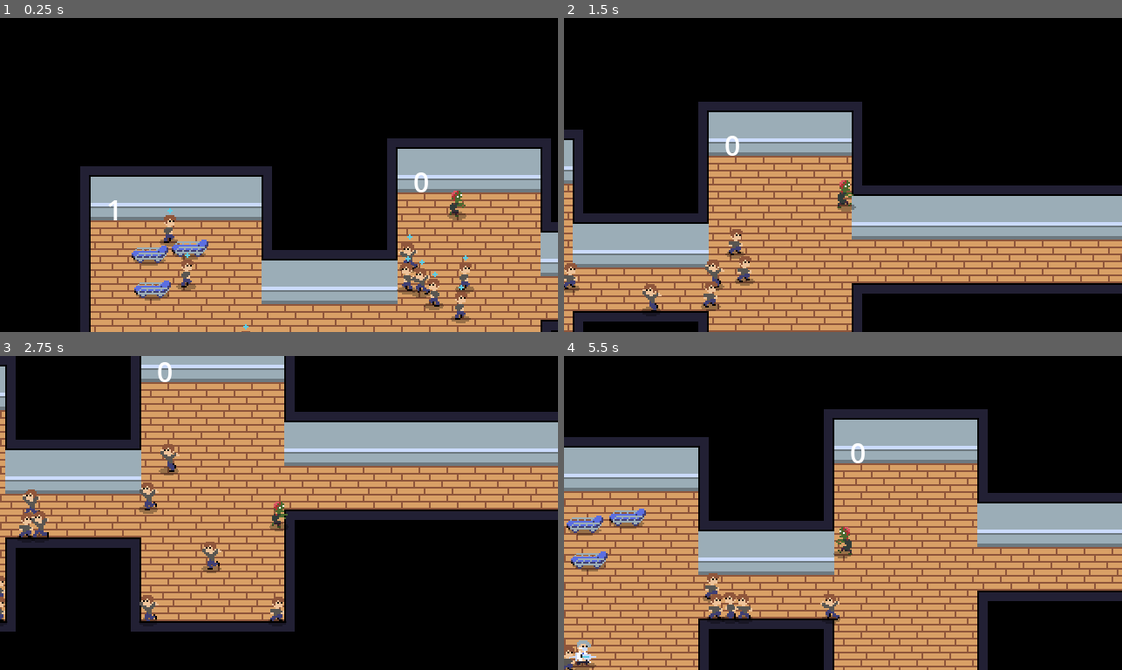
Above: before the commit, frames 1-4 (two rows, left to right).
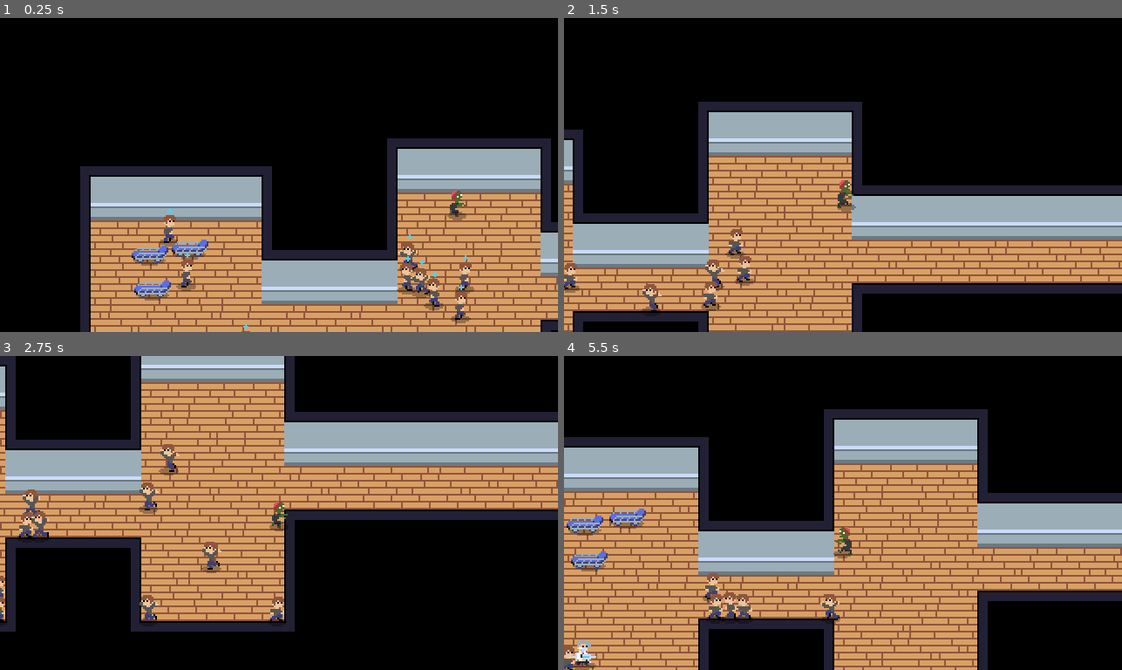
Above: after the commit, the same moments.

Repository: lucasericsson222/gmtk2024
Game: Godot game, scene res://scenes/procedural.tscn
The game is run twice, just before and just after one commit, with the same random seed, the same clock (stepped at 60 frames per second) and the same inputs. This scene is started directly instead of the project's main scene.
Inputs (mouse positions are in pixels of both pictures, inside the frame that each line leads up to):
- Up to frame 1 (0.25 s): no input
- Up to frame 2 (1.5 s): tap Enter at 0.5 s; move the mouse to (965, 159) at 0.52 s; hold D (right) 0.53-1.28 s; hold F (throw) 0.53-1.28 s; move the mouse to (731, 190) at 1.27 s; hold S (down) from 1.28 s (still down); tap Shift (clump) at 1.35 s
- Up to frame 3 (2.75 s): tap F (throw) at 1.55, 2.3 s; move the mouse to (334, 443) at 2.02 s; release S (down) at 2.03 s; hold D (right) from 2.03 s (still down); hold Space (spread) from 2.03 s (still down)
- Up to frame 4 (5.5 s): move the mouse to (815, 575) at 2.77 s; release D (right) at 2.78 s; release Space (spread) at 2.78 s; hold W (up) 2.78-3.53 s; tap F (throw) at 2.85, 4.55, 5.3 s; move the mouse to (1010, 560) at 3.52 s; hold F (throw) 3.53-4.28 s; hold A (left) 3.53-5.03 s; move the mouse to (675, 465) at 4.27 s; tap Shift (clump) at 4.35 s; move the mouse to (870, 513) at 5.02 s; hold S (down) from 5.03 s (still down); hold Space (spread) from 5.03 s (still down)

The runs differ from the first frame. In frame 1, 1.6% of the frame differs, in the area x 19-100%, y 49-100%; in frame 2, 1.4%; in frame 3, 1.6%; in frame 4, 2.3%, in the area x 0-100%, y 27-100%.

Commit message:
added table, working on window, added tile variation and fix corner tile bug

Diff:
--- a/procedural.gd
+++ b/procedural.gd
@@ -18,6 +18,7 @@
 var doctor_scene = preload("res://scenes/doctor.tscn")
 var human_scene = preload("res://scenes/human.tscn")
 var bed_scene = preload("res://scenes/bed.tscn")
+var table_scene = preload("res://scenes/table.tscn")
 
 
 var rooms: Array[Room] = []
@@ -42,7 +43,11 @@
 
 	populate_rooms(rooms)
 
+	randomize_floor_tiles()
+
 func _draw() -> void:
+	return
+	# below are options for drawing debug info
 	for room in rooms:
 		draw_char(SystemFont.new(),room.position * 16, str(room.dist))
 
@@ -63,6 +68,11 @@
 		for j in range(1, 4):
 			var bed_instance = bed_scene.instantiate()
 			add_to_room_random_position(random_room, bed_instance)
+	for i in range(0, 2):
+		var random_room = rooms[randi_range(0, rooms.size()) - 1]
+		for j in range(1, 4):
+			var table_instance = table_scene.instantiate()
+			add_to_room_random_position(random_room, table_instance)
 
 
 func calc_distance_from_start(start: Room):
@@ -196,6 +206,26 @@
 	new_room.size.x = randi_range(5, max_room_size.x)
 	new_room.size.y = randi_range(5, max_room_size.y)
 	return new_room
+
+func randomize_floor_tiles():
+	for i in range(-1, max_room_position.x + max_room_size.x):
+		for j in range(-1, max_room_position.y + max_room_size.y):
+			if is_floor_tile(i,j):
+				var random_tile = randi_range(0, 7)
+				var tile_to_set = Vector2i(7, 4)
+				if random_tile == 1:
+					tile_to_set = Vector2i(8, 5)
+				if random_tile == 2:
+					tile_to_set = Vector2i(8, 3)
+				if random_tile == 3:
+					tile_to_set = Vector2i(9, 4)
+				if random_tile == 4:
+					tile_to_set = Vector2i(10, 3)
+				if random_tile == 5:
+					tile_to_set = Vector2i(10, 5)
+				if random_tile == 6:
+					tile_to_set = Vector2i(11, 4)
+				set_tile(i, j, tile_to_set, 0)
 
 func tile_edges():
 	for i in range(-1, max_room_position.x + max_room_size.x):
@@ -247,6 +277,10 @@
 				set_tile(i, j - 1, Vector2i(2, 6))
 			if get_tile(i, j) == Vector2i(4, 7):
 				set_tile(i, j - 1, Vector2i(4, 6))
+			if get_tile(i, j) == Vector2i(4, 7) and get_tile(i, j - 2) == Vector2i(4, 3):
+				set_tile(i, j - 1, Vector2i(6,7), 0)
+			if get_tile(i, j) == Vector2i(2, 7) and get_tile(i, j - 2) == Vector2i(2, 3):
+				set_tile(i, j - 1, Vector2i(2, 7), 0)
 
 func is_floor_tile(i, j) -> bool:
 	var tile = get_tile(i, j)
@@ -254,8 +288,8 @@
 		return false;
 	return tile == floor_tile
 
-func set_tile(i, j, tile: Vector2i):
-	$Tileset.set_cell(Vector2i(i, j), 1, tile)
+func set_tile(i, j, tile: Vector2i, layer = 1):
+	$Tileset.set_cell(Vector2i(i, j), layer, tile)
 
 func get_tile(i, j):
 	return tileset.get_cell_atlas_coords(Vector2i(i , j))
--- a/scenes/Tileset.tscn
+++ b/scenes/Tileset.tscn
@@ -1,6 +1,73 @@
-[gd_scene load_steps=4 format=3 uid="uid://ddeaamttq2dme"]
+[gd_scene load_steps=8 format=3 uid="uid://ddeaamttq2dme"]
 
+[ext_resource type="Texture2D" uid="uid://br2b55imjvsd" path="res://assets/hospital_tiles.png" id="1_fd58p"]
 [ext_resource type="Texture2D" uid="uid://ctqtmpsr4os8y" path="res://assets/basic_floor_and_wall_tiles.png" id="2_53sp5"]
+[ext_resource type="Texture2D" uid="uid://s64g3ujhspl2" path="res://assets/window_hospital_tile.png" id="3_tnhmn"]
+
+[sub_resource type="TileSetAtlasSource" id="TileSetAtlasSource_sbvl1"]
+texture = ExtResource("1_fd58p")
+3:3/0 = 0
+3:3/0/physics_layer_0/polygon_0/points = PackedVector2Array(-8, -8, 8, -8, 8, 8, -8, 8)
+4:3/0 = 0
+4:3/0/physics_layer_0/polygon_0/points = PackedVector2Array(-8, -8, 8, -8, 8, 8, -8, 8)
+5:3/0 = 0
+5:3/0/physics_layer_0/polygon_0/points = PackedVector2Array(-8, -8, 8, -8, 8, 8, -8, 8)
+8:3/0 = 0
+10:3/0 = 0
+3:4/0 = 0
+3:4/0/physics_layer_0/polygon_0/points = PackedVector2Array(-8, -8, 8, -8, 8, 8, -8, 8)
+4:4/0 = 0
+4:4/0/physics_layer_0/polygon_0/points = PackedVector2Array(-8, -8, 8, -8, 8, 8, -8, 8)
+5:4/0 = 0
+5:4/0/physics_layer_0/polygon_0/points = PackedVector2Array(-8, -8, 8, -8, 8, 8, -8, 8)
+7:4/0 = 0
+9:4/0 = 0
+11:4/0 = 0
+3:5/0 = 0
+4:5/0 = 0
+5:5/0 = 0
+8:5/0 = 0
+10:5/0 = 0
+2:6/0 = 0
+2:6/0/physics_layer_0/polygon_0/points = PackedVector2Array(-8, -8, 8, -8, 8, 8, -8, 8)
+3:6/0 = 0
+4:6/0 = 0
+5:6/0 = 0
+6:6/0 = 0
+6:6/0/physics_layer_0/polygon_0/points = PackedVector2Array(-8, -8, 8, -8, 8, 8, -8, 8)
+1:7/0 = 0
+1:7/0/physics_layer_0/polygon_0/points = PackedVector2Array(-8, -8, 8, -8, 8, 8, -8, 8)
+2:7/0 = 0
+2:7/0/physics_layer_0/polygon_0/points = PackedVector2Array(-8, -8, 8, -8, 8, 8, -8, 8)
+3:7/0 = 0
+4:7/0 = 0
+5:7/0 = 0
+6:7/0 = 0
+6:7/0/physics_layer_0/polygon_0/points = PackedVector2Array(-8, -8, 8, -8, 8, 8, -8, 8)
+7:7/0 = 0
+7:7/0/physics_layer_0/polygon_0/points = PackedVector2Array(-8, -8, 8, -8, 8, 8, -8, 8)
+1:8/0 = 0
+1:8/0/physics_layer_0/polygon_0/points = PackedVector2Array(-8, -8, 8, -8, 8, 8, -8, 8)
+2:8/0 = 0
+3:8/0 = 0
+4:8/0 = 0
+5:8/0 = 0
+6:8/0 = 0
+7:8/0 = 0
+7:8/0/physics_layer_0/polygon_0/points = PackedVector2Array(-8, -8, 8, -8, 8, 8, -8, 8)
+1:9/0 = 0
+2:9/0 = 0
+3:9/0 = 0
+4:9/0 = 0
+5:9/0 = 0
+6:9/0 = 0
+7:9/0 = 0
+3:10/0 = 0
+4:10/0 = 0
+5:10/0 = 0
+3:11/0 = 0
+4:11/0 = 0
+5:11/0 = 0
 
 [sub_resource type="TileSetAtlasSource" id="TileSetAtlasSource_w4hnm"]
 texture = ExtResource("2_53sp5")
@@ -74,6 +141,29 @@
 6:1/0 = 0
 6:2/0 = 0
 
+[sub_resource type="TileSetAtlasSource" id="TileSetAtlasSource_u5whr"]
+texture = ExtResource("3_tnhmn")
+0:0/0 = 0
+0:0/0/physics_layer_0/polygon_0/points = PackedVector2Array(-8, -8, 8, -8, 8, 8, -8, 8)
+1:0/0 = 0
+1:0/0/physics_layer_0/polygon_0/points = PackedVector2Array(-8, -8, 8, -8, 8, 8, -8, 8)
+2:0/0 = 0
+2:0/0/physics_layer_0/polygon_0/points = PackedVector2Array(-8, -8, 8, -8, 8, 8, -8, 8)
+3:0/0 = 0
+3:0/0/physics_layer_0/polygon_0/points = PackedVector2Array(-8, -8, 8, -8, 8, 8, -8, 8)
+0:1/0 = 0
+0:1/0/physics_layer_0/polygon_0/points = PackedVector2Array(-8, -8, 8, -8, 8, 8, -8, 8)
+1:1/0 = 0
+1:1/0/physics_layer_0/polygon_0/points = PackedVector2Array(-8, -8, 8, -8, 8, 8, -8, 8)
+2:1/0 = 0
+2:1/0/physics_layer_0/polygon_0/points = PackedVector2Array(-8, -8, 8, -8, 8, 8, -8, 8)
+3:1/0 = 0
+3:1/0/physics_layer_0/polygon_0/points = PackedVector2Array(-8, -8, 8, -8, 8, 8, -8, 8)
+0:2/0 = 0
+1:2/0 = 0
+2:2/0 = 0
+3:2/0 = 0
+
 [sub_resource type="TileSet" id="TileSet_jr4sw"]
 physics_layer_0/collision_layer = 8
 physics_layer_0/collision_mask = 8
@@ -81,6 +171,8 @@
 terrain_set_0/terrain_0/name = "Terrain 0"
 terrain_set_0/terrain_0/color = Color(0.5, 0.34375, 0.25, 1)
 sources/1 = SubResource("TileSetAtlasSource_w4hnm")
+sources/0 = SubResource("TileSetAtlasSource_sbvl1")
+sources/2 = SubResource("TileSetAtlasSource_u5whr")
 
 [node name="Tileset" type="TileMapLayer"]
 z_index = -5
--- /dev/null
+++ b/scenes/table.tscn
@@ -0,0 +1,51 @@
+[gd_scene load_steps=7 format=3 uid="uid://dixtdrhrlln7f"]
+
+[ext_resource type="Texture2D" uid="uid://428n7kwi31cy" path="res://assets/table.png" id="1_p6f12"]
+[ext_resource type="Texture2D" uid="uid://tbc4o277asff" path="res://assets/broken_table.png" id="1_wdjfn"]
+[ext_resource type="Script" path="res://scripts/table.gd" id="3_begbd"]
+
+[sub_resource type="SpriteFrames" id="SpriteFrames_71nk7"]
+animations = [{
+"frames": [{
+"duration": 1.0,
+"texture": ExtResource("1_wdjfn")
+}],
+"loop": true,
+"name": &"broken",
+"speed": 5.0
+}, {
+"frames": [{
+"duration": 1.0,
+"texture": ExtResource("1_p6f12")
+}],
+"loop": true,
+"name": &"default",
+"speed": 5.0
+}]
+
+[sub_resource type="RectangleShape2D" id="RectangleShape2D_xm2c2"]
+size = Vector2(33, 6)
+
+[sub_resource type="RectangleShape2D" id="RectangleShape2D_acct8"]
+size = Vector2(38, 11)
+
+[node name="Table" type="AnimatedSprite2D"]
+sprite_frames = SubResource("SpriteFrames_71nk7")
+script = ExtResource("3_begbd")
+
+[node name="StaticBody2D" type="StaticBody2D" parent="."]
+collision_layer = 8
+collision_mask = 8
+
+[node name="CollisionShape2D" type="CollisionShape2D" parent="StaticBody2D"]
+position = Vector2(0, 1)
+shape = SubResource("RectangleShape2D_xm2c2")
+
+[node name="Area2D" type="Area2D" parent="."]
+collision_layer = 0
+
+[node name="CollisionShape2D" type="CollisionShape2D" parent="Area2D"]
+position = Vector2(0, 0.5)
+shape = SubResource("RectangleShape2D_acct8")
+
+[connection signal="body_entered" from="Area2D" to="." method="_on_area_2d_body_entered"]
--- /dev/null
+++ b/scripts/table.gd
@@ -0,0 +1,20 @@
+extends AnimatedSprite2D
+
+
+# Called when the node enters the scene tree for the first time.
+func _ready() -> void:
+	pass # Replace with function body.
+
+
+# Called every frame. 'delta' is the elapsed time since the previous frame.
+func _process(delta: float) -> void:
+	pass
+
+
+func _on_area_2d_body_entered(body: Node2D) -> void:
+
+	if body.is_in_group("throwable_zombie"):
+		return
+	animation = "broken"
+	$Area2D/CollisionShape2D.set_deferred("disabled", true)
+	$StaticBody2D/CollisionShape2D.set_deferred("disabled", true)
Binary file added: assets/broken_table.png
Not shown, added: assets/broken_table.png.import
Binary file added: assets/hospital_tiles.png
Not shown, added: assets/hospital_tiles.png.import
Binary file added: assets/table.png
Not shown, added: assets/table.png.import
Binary file added: assets/window_hospital_tile.png
Not shown, added: assets/window_hospital_tile.png.import
